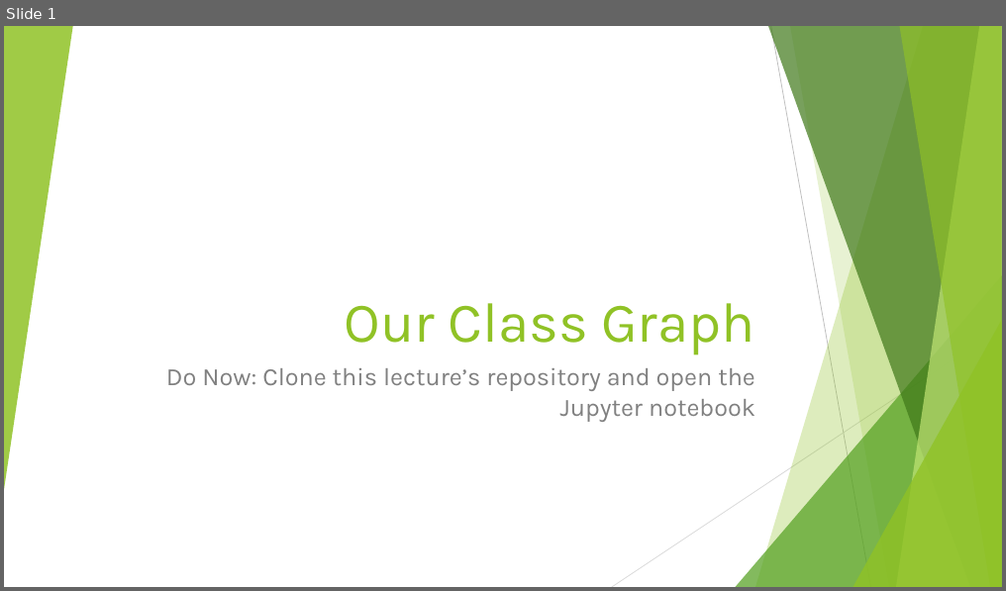
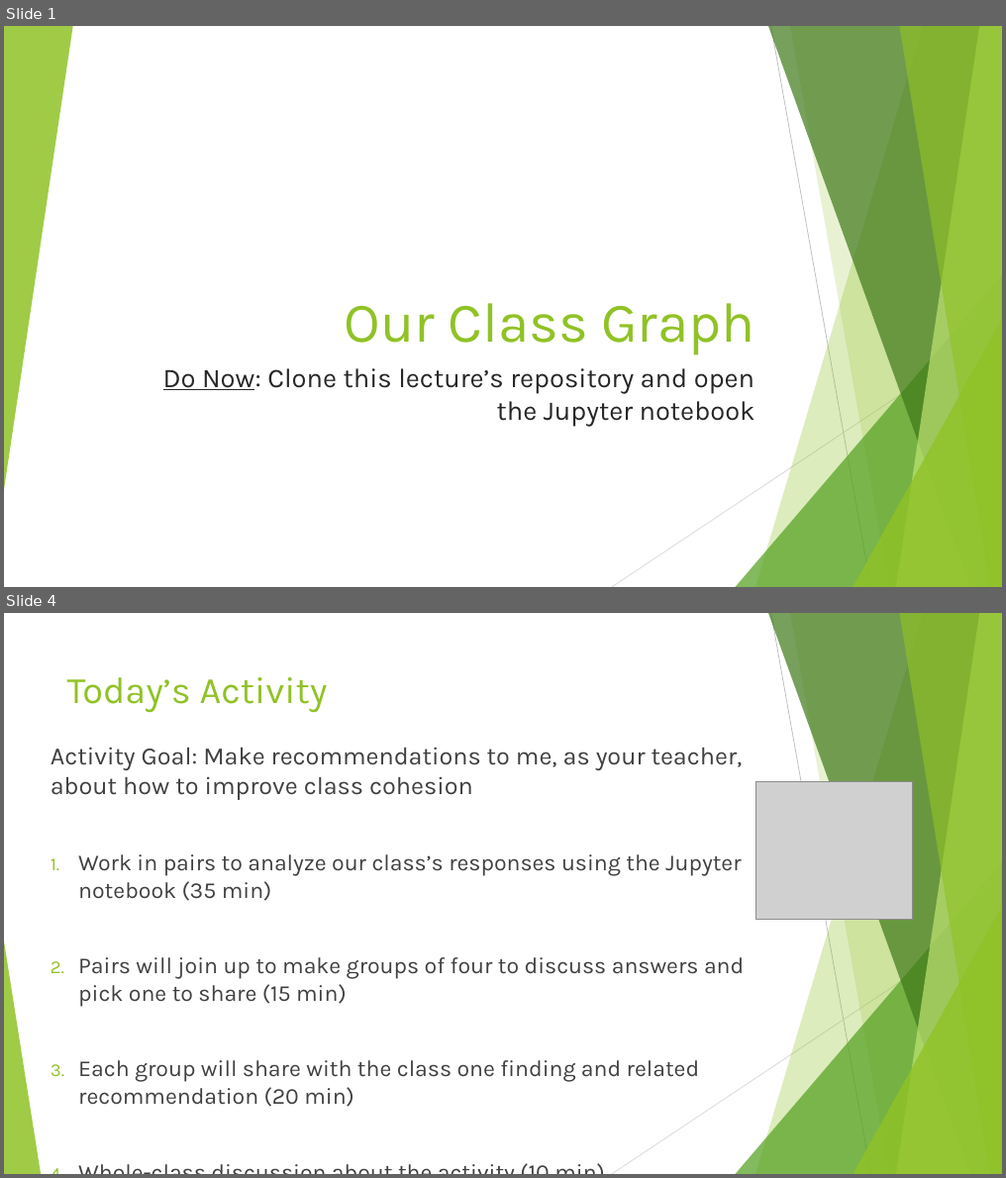
Before and after one commit to DavidBraslow/Our-Class-Graph, a slide deck: Our Class Graph Slides.pptx. Shown one above the other, each under a label of ours: slide 1 before the commit, slides 1 and 4 after it; the slides between them are not shown. The pictures are 1006x591 and 1006x1178 pixels, drawn with LibreOffice and Linux fonts; fonts in the diff are those of the drawing; grey boxes stand for pictures. Boxes give left, top, right and bottom in pixels: in the first picture for what was removed or moved away, otherwise in the second. Text is boxed around its words. In the diff, an @@ line names an element or a change of style, - is before the commit and + after.

```diff
--- a/Our Class Graph Slides.pptx
+++ b/Our Class Graph Slides.pptx
@@ slide 4 added at bbox=[4, 613, 1002, 1174], background #FFFFFF; not listed: 9 template elements that a slide beside it also shows @@
@@ title added at bbox=[67, 677, 328, 713], 36 pt, text #90C226 @@
+Today’s Activity
@@ text added at bbox=[51, 747, 744, 1107], 22 pt, text #404040 @@
+Activity Goal: Make recommendations to me, as your teacher, about how to improve class cohesion
+1. Work in pairs to analyze our class’s responses using the Jupyter notebook (35 min)
+2. Pairs will join up to make groups of four to discuss answers and pick one to share (15 min)
+3. Each group will share with the class one finding and related recommendation (20 min)
+4. Whole-class discussion about the activity (10 min)
@@ picture added at bbox=[756, 782, 913, 920] @@
@@ triangle added at bbox=[4, 942, 41, 1174], fill #90C226 at 85% opacity @@
@@ slide 1 changed as well @@
@@ subtitle "Do Now: Clone this lecture’s ..." at bbox=[163, 369, 755, 427]: size 24 to 26 pt, text colour #808080 to #262626; underline on in "Do Now:" @@
```
Also in this commit, not shown: 7 other slides added, 2 other files.
